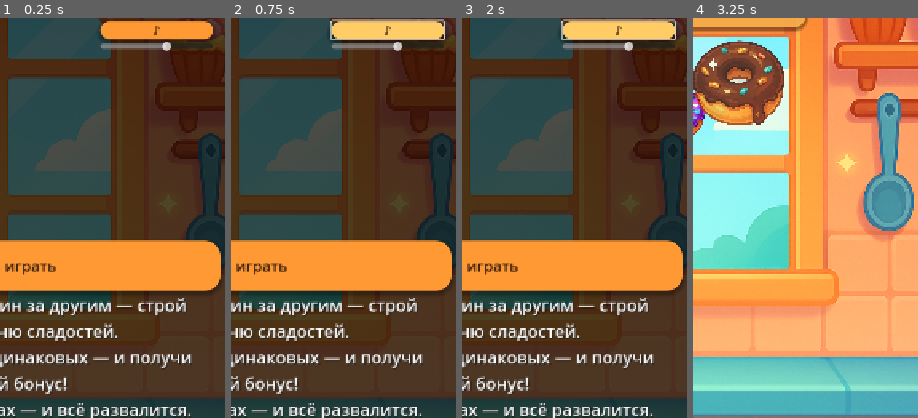
Above: before the commit, frames 1-4 (left to right).
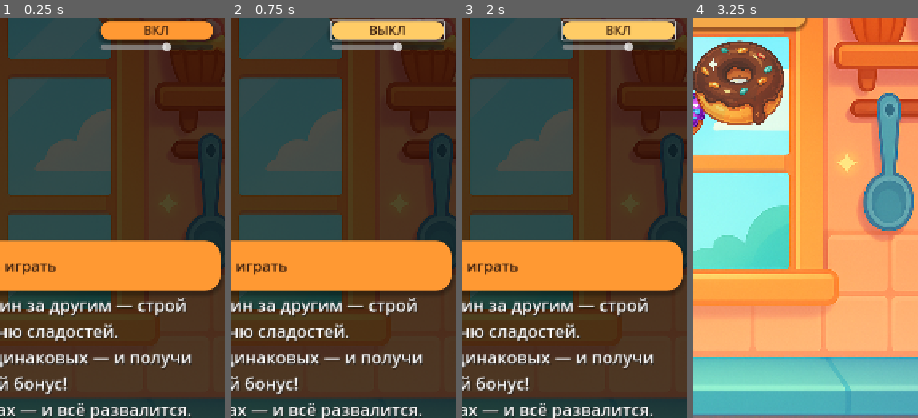
Above: after the commit, the same moments.

Repository: supervi5w4/donuttower
Game: Godot game, scene res://scenes/Main.tscn
The game is run twice, just before and just after one commit, with the same random seed, the same clock (stepped at 60 frames per second) and the same inputs.
Inputs (mouse positions are % of the whole screen's width and height, from its top left):
- Up to frame 1 (0.25 s): no input
- Up to frame 2 (0.75 s): click "♪" (after the commit: "ВКЛ") at 0.5 s
- Up to frame 3 (2 s): click "♪" (after the commit: "ВЫКЛ") at 1.25 s
- Up to frame 4 (3.25 s): click "Начать играть" at 2 s; tap Enter at 2.75 s; move the mouse to (72, 45) at 2.77 s; tap I at 2.85 s; click (72, 45) at 2.92 s
The pictures show only the part of the screen within x 50-100%, y 6-56%; the shares and areas given below are measured in that part.

The runs differ from the first frame. In frame 1, 0.6% of the frame differs, in the area x 44-95%, y 2-9%; in frame 2, 0.9%, in the area x 44-96%, y 2-9%; in frame 3, 0.9%; in frame 4, nothing differs.

Commit message:
Add files via upload

Diff:
--- a/scenes/StartMenu.tscn
+++ b/scenes/StartMenu.tscn
@@ -91,7 +91,7 @@
 theme_override_styles/hover = SubResource("StyleBoxFlat_button_hover")
 theme_override_styles/pressed = SubResource("StyleBoxFlat_button")
 theme_override_styles/normal = SubResource("StyleBoxFlat_button")
-text = "♪"
+text = "ui.sound.on"
 
 [node name="VolumeSlider" type="HSlider" parent="MusicControls"]
 layout_mode = 2
@@ -144,4 +144,5 @@
 translation_key = "ui.start.description"
 
 [connection signal="pressed" from="LanguageButton" to="." method="_on_language_button_pressed"]
+[connection signal="pressed" from="MusicControls/MuteButton" to="." method="_on_mute_button_pressed"]
 [connection signal="pressed" from="MainContainer/StartButton" to="." method="_on_start_button_pressed"]
--- a/scripts/Game.gd
+++ b/scripts/Game.gd
@@ -27,6 +27,7 @@
 @onready var score_label: Label = get_node("UI/UIRoot/ScoreLabel")
 @onready var game_over_panel: Control = get_node("UI/UIRoot/GameOverPanel")
 @onready var game_over_score_label: Label = get_node("UI/UIRoot/GameOverPanel/MainContainer/ScoreLabel")
+@onready var player_rank_label: Label = get_node("UI/UIRoot/GameOverPanel/MainContainer/PlayerRankLabel")
 @onready var menu_button: Button = get_node("UI/UIRoot/GameOverPanel/MainContainer/MenuButton")
 @onready var leaderboard_panel: Control = get_node("UI/UIRoot/GameOverPanel/MainContainer/LeaderboardPanel")
 @onready var spawner: Spawner = get_node("Spawner")
@@ -35,6 +36,10 @@
 
 # Таймер для задержки показа рекламы
 var _ad_delay_timer: Timer
+
+# Переменные для кулдауна рекламы
+var _last_ad_time: float = 0.0
+const AD_COOLDOWN := 50.0
 
 var donut_pool: Array[RigidBody2D] = []
 var active_donuts: Array[RigidBody2D] = []
@@ -415,6 +420,9 @@
 	# Загружаем и показываем лидерборд
 	_load_and_show_leaderboard()
 
+	# Загружаем запись игрока в лидерборде
+	_load_player_leaderboard_entry()
+
 	# Запускаем таймер для показа рекламы через 3 секунды
 	_start_ad_delay_timer()
 
@@ -516,6 +524,13 @@
 	"""Обновляет отображение счета в GameOverPanel"""
 	if game_over_score_label:
 		game_over_score_label.text = tr("ui.gameover.your_score") + ": " + str(score)
+
+func _update_player_rank_display(rank_text: String) -> void:
+	"""Обновляет отображение рейтинга игрока в GameOverPanel"""
+	if player_rank_label:
+		player_rank_label.text = rank_text
+		# Скрываем label, если текст пустой
+		player_rank_label.visible = not rank_text.is_empty()
 
 func _show_game_over() -> void:
 	game_over_panel.visible = true
@@ -616,7 +631,32 @@
 func _on_leaderboard_player_entry_loaded(data: Dictionary) -> void:
 	"""Обработчик загрузки записи игрока в лидерборде"""
 	print("Game: Запись игрока в лидерборде загружена: ", data)
-	# Здесь можно обновить UI с записью игрока
+
+	# Проверяем, что данные содержат необходимую информацию
+	if data.is_empty():
+		print("Game: Запись игрока в лидерборде отсутствует - игрок еще не участвовал в рейтинге")
+		_update_player_rank_display("")
+		return
+
+	# Извлекаем рейтинг и лучший результат
+	var rank: int = data.get("rank", 0)
+	var score: int = data.get("score", 0)
+
+	# Проверяем наличие ключей в данных
+	if not data.has("rank") or not data.has("score"):
+		print("Game: Неполные данные записи игрока в лидерборде")
+		_update_player_rank_display("")
+		return
+
+	if rank > 0 and score > 0:
+		# Отображаем рейтинг и лучший результат
+		var rank_text: String = "Ваш рейтинг: #" + str(rank) + " (лучший результат: " + str(score) + ")"
+		_update_player_rank_display(rank_text)
+		print("Game: Рейтинг игрока: #", rank, ", лучший результат: ", score)
+	else:
+		# Если нет валидных данных, скрываем отображение
+		print("Game: Нет валидных данных о рейтинге игрока (rank: ", rank, ", score: ", score, ")")
+		_update_player_rank_display("")
 
 
 func _save_game_stats() -> void:
@@ -680,28 +720,50 @@
 
 func _load_and_show_leaderboard() -> void:
 	"""Загружает и показывает лидерборд"""
+	# Загружаем лидерборд через LeaderboardPanel
+	if leaderboard_panel != null and leaderboard_panel.has_method("load_leaderboard"):
+		leaderboard_panel.load_leaderboard()
+	else:
+		print("Game: LeaderboardPanel не найден или не имеет метода load_leaderboard")
+
+func _load_player_leaderboard_entry() -> void:
+	"""Загружает запись игрока в лидерборде"""
 	# Проверяем, что мы на веб-платформе
 	if not OS.has_feature("yandex"):
 		print("Game: Не веб-платформа, лидерборд недоступен")
+		_update_player_rank_display("")
 		return
 
 	# Ждем инициализации лидерборда
 	if not _leaderboard_ready and not YandexSdk.is_leaderboard_initialized:
-		print("Game: Лидерборд еще не готов для загрузки, ждем инициализации...")
+		print("Game: Лидерборд еще не готов для загрузки записи игрока, ждем инициализации...")
 		await YandexSdk.leaderboard_initialized
 		_leaderboard_ready = true
 	elif YandexSdk.is_leaderboard_initialized:
 		_leaderboard_ready = true
 
-	# Загружаем данные лидерборда напрямую через YandexSDK
-	print("Game: Загружаем лидерборд напрямую...")
-	YandexSdk.load_leaderboard_entries("donuttowerleaderboard", true, 5, 10)
-
-	# Также загружаем через LeaderboardPanel для UI
-	if leaderboard_panel != null and leaderboard_panel.has_method("load_leaderboard"):
-		leaderboard_panel.load_leaderboard()
-	else:
-		print("Game: LeaderboardPanel не найден или не имеет метода load_leaderboard")
+	# Проверяем авторизацию перед загрузкой записи игрока
+	YandexSdk.check_is_authorized()
+	# Подключаемся к сигналу проверки авторизации (отключаем предыдущие подключения)
+	if YandexSdk.check_auth.is_connected(_on_auth_checked_for_player_entry):
+		YandexSdk.check_auth.disconnect(_on_auth_checked_for_player_entry)
+	YandexSdk.check_auth.connect(_on_auth_checked_for_player_entry)
+
+func _on_auth_checked_for_player_entry(is_authorized: bool) -> void:
+	"""Обработчик проверки авторизации для загрузки записи игрока"""
+	print("Game: Авторизация для загрузки записи игрока проверена: ", is_authorized)
+
+	# Отключаем сигнал после получения результата
+	if YandexSdk.check_auth.is_connected(_on_auth_checked_for_player_entry):
+		YandexSdk.check_auth.disconnect(_on_auth_checked_for_player_entry)
+
+	if is_authorized:
+		# Загружаем запись игрока в лидерборде
+		print("Game: Загружаем запись игрока в лидерборде...")
+		YandexSdk.load_leaderboard_player_entry("donuttowerleaderboard")
+	else:
+		print("Game: Пользователь не авторизован, запись игрока не загружена")
+		_update_player_rank_display("")
 
 # Обработчики для лидерборда больше не нужны, так как официальный SDK не возвращает сигналы для save_leaderboard_score
 
@@ -720,8 +782,18 @@
 		_ad_delay_timer.start()
 
 func _on_ad_delay_timeout() -> void:
-	"""Обработчик срабатывания таймера - показываем рекламу"""
-	_show_interstitial_ad()
+	"""Обработчик срабатывания таймера - показываем рекламу с проверкой кулдауна"""
+	var current_time: float = Time.get_ticks_msec() / 1000.0
+	var time_since_last_ad: float = current_time - _last_ad_time
+
+	if time_since_last_ad >= AD_COOLDOWN:
+		# Обновляем время последнего показа рекламы
+		_last_ad_time = current_time
+		# Показываем рекламу
+		_show_interstitial_ad()
+	else:
+		# Кулдаун еще не прошел, просто сбрасываем таймер
+		print("Реклама не показана: кулдаун еще не прошел. Осталось: ", AD_COOLDOWN - time_since_last_ad, " секунд")
 
 func _stop_ad_delay_timer() -> void:
 	"""Останавливает таймер показа рекламы"""
@@ -757,6 +829,11 @@
 
 	# Обновляем тексты лидерборда
 	_update_leaderboard_texts()
+
+	# Обновляем отображение рейтинга игрока (если есть данные)
+	if player_rank_label and player_rank_label.visible:
+		# Текст рейтинга уже содержит переводы, поэтому просто обновляем видимость
+		pass
 
 func _update_leaderboard_texts() -> void:
 	"""Обновляет тексты лидерборда при смене языка"""
--- a/scripts/StartMenu.gd
+++ b/scripts/StartMenu.gd
@@ -6,6 +6,8 @@
 @onready var volume_slider: HSlider = $MusicControls/VolumeSlider
 
 var music_manager: Node
+var is_sound_muted: bool = false  # Локальное состояние звука для fallback режима
+var fallback_player: AudioStreamPlayer  # Резервный плеер музыки
 
 func _ready() -> void:
 	# Подключаем сигнал смены языка
@@ -31,10 +33,12 @@
 	if music_manager:
 		print("StartMenu: Запуск музыки через MusicManager")
 		music_manager.play_bgm("res://assets/music/music.mp3", -20.0, true)
-		_setup_music_controls()
 	else:
 		# Альтернативный способ - создаем локальный плеер
 		_create_fallback_music()
+
+	# Настраиваем элементы управления в любом случае
+	_setup_music_controls()
 
 func _on_start_button_pressed():
 	# Переход к игровой сцене
@@ -84,9 +88,12 @@
 
 func _setup_music_controls():
 	"""Настройка элементов управления музыкой"""
+	print("StartMenu: Настройка элементов управления музыкой")
 	# Подключаем сигналы
 	if mute_button:
-		mute_button.pressed.connect(_on_mute_button_pressed)
+		print("StartMenu: mute_button найден")
+	else:
+		print("StartMenu: mute_button не найден!")
 	if volume_slider:
 		volume_slider.value_changed.connect(_on_volume_slider_changed)
 
@@ -103,11 +110,18 @@
 
 func _on_mute_button_pressed():
 	"""Обработчик нажатия кнопки мьюта"""
+	print("StartMenu: Кнопка звука нажата!")
 	if music_manager:
+		print("StartMenu: Используем MusicManager")
 		music_manager.toggle_mute()
 		_update_mute_button()
 	else:
-		print("StartMenu: MusicManager недоступен для управления мьютом")
+		# Fallback режим - переключаем локальное состояние
+		print("StartMenu: Используем fallback режим")
+		is_sound_muted = !is_sound_muted
+		_update_fallback_sound()
+		_update_mute_button()
+		print("StartMenu: Переключение звука в fallback режиме: ", "ВЫКЛ" if is_sound_muted else "ВКЛ")
 
 func _on_volume_slider_changed(value: float):
 	"""Обработчик изменения слайдера громкости"""
@@ -119,11 +133,25 @@
 
 func _update_mute_button():
 	"""Обновляет текст кнопки мьюта"""
-	if mute_button and music_manager:
-		if music_manager.is_muted:
-			mute_button.text = tr("ui.sound.off")
+	if mute_button:
+		if music_manager:
+			# Используем состояние из MusicManager
+			if music_manager.is_muted:
+				mute_button.text = tr("ui.sound.off")
+				print("StartMenu: Обновляем кнопку на ВЫКЛ (MusicManager)")
+			else:
+				mute_button.text = tr("ui.sound.on")
+				print("StartMenu: Обновляем кнопку на ВКЛ (MusicManager)")
 		else:
-			mute_button.text = tr("ui.sound.on")
+			# Используем локальное состояние для fallback режима
+			if is_sound_muted:
+				mute_button.text = tr("ui.sound.off")
+				print("StartMenu: Обновляем кнопку на ВЫКЛ (fallback)")
+			else:
+				mute_button.text = tr("ui.sound.on")
+				print("StartMenu: Обновляем кнопку на ВКЛ (fallback)")
+	else:
+		print("StartMenu: mute_button не найден!")
 
 func _linear_to_db(linear: float) -> float:
 	"""Конвертирует линейное значение (0-1) в dB"""
@@ -139,7 +167,7 @@
 
 func _create_fallback_music():
 	"""Создает резервный плеер музыки если MusicManager недоступен"""
-	var fallback_player = AudioStreamPlayer.new()
+	fallback_player = AudioStreamPlayer.new()
 	var stream = load("res://assets/music/music.mp3") as AudioStream
 	if stream:
 		fallback_player.stream = stream
@@ -152,3 +180,11 @@
 		print("StartMenu: Запущен резервный плеер музыки")
 	else:
 		print("StartMenu: Не удалось загрузить файл музыки")
+
+func _update_fallback_sound():
+	"""Управляет состоянием fallback плеера"""
+	if fallback_player:
+		if is_sound_muted:
+			fallback_player.volume_db = -80.0  # Практически беззвучно
+		else:
+			fallback_player.volume_db = -20.0  # Нормальная громкость
